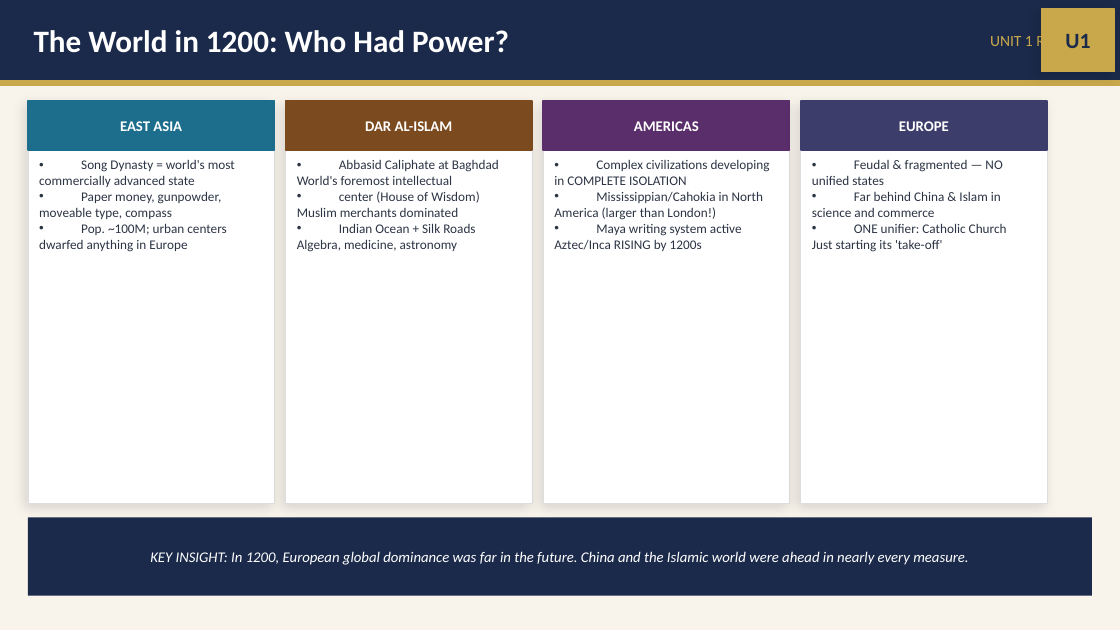
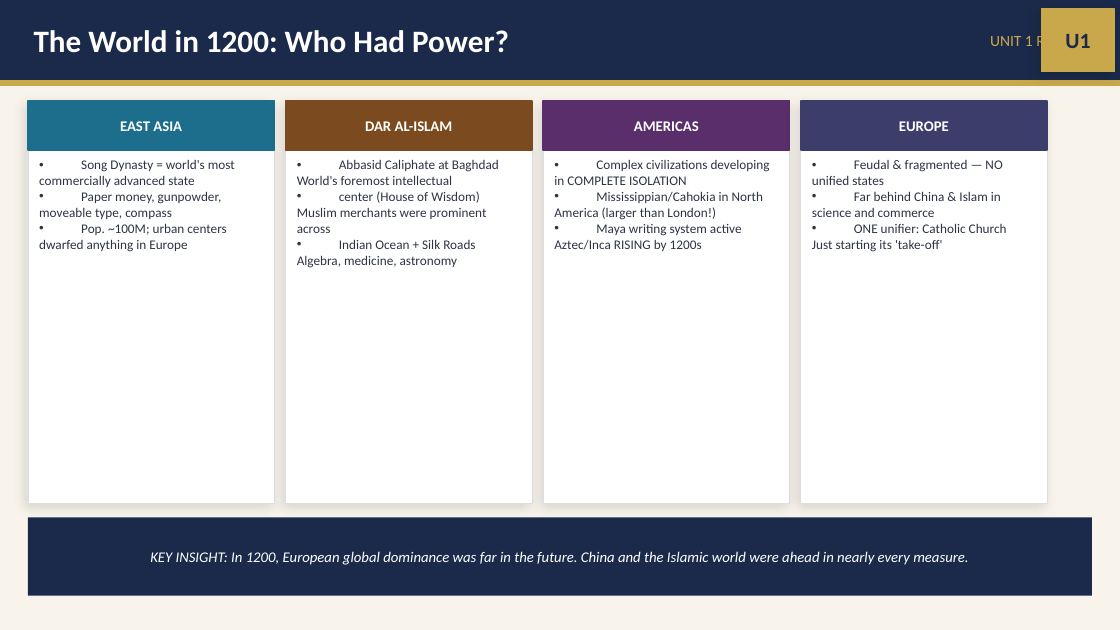
Before and after one commit to coolguydork/amsco-ap-world-history-study-guide-companion, a slide deck: slide 2 of Unit1-Review.pptx. Drawn at 1120x630 pixels with LibreOffice and Linux fonts; fonts in the diff are those of the drawing. Boxes give left, top, right and bottom in pixels: in the first picture for what was removed or moved away, otherwise in the second. Text is boxed around its words. In the diff, an @@ line names an element or a change of style, - is before the commit and + after.

```diff
--- a/Unit1-Review.pptx
+++ b/Unit1-Review.pptx
@@ text at (x1=297, y1=208, x2=487, y2=233): text changed @@
-  Muslim merchants dominated
+  Muslim merchants were prominent across
```
Also in this commit, not shown: 1 other slide changed, 10 other files.
